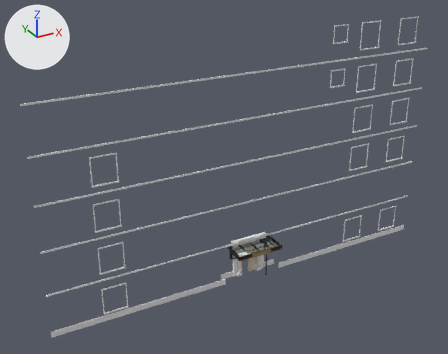
An edit to the Blender file art/blender/front_facade.blend, drawn before and after from the same camera.
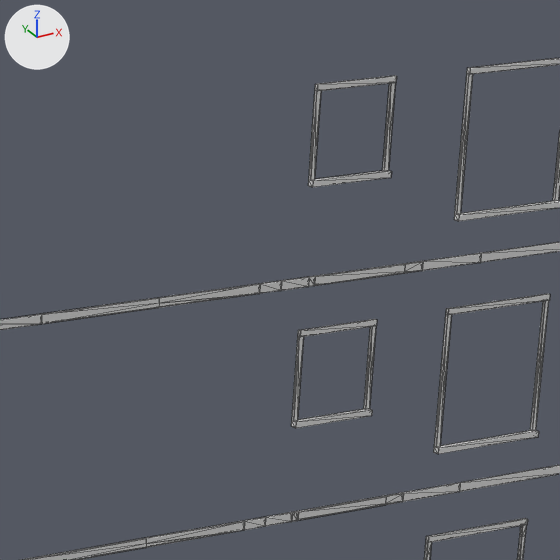
Each version appears first whole from a 50 mm lens placed at (-21.81, -35.77, 26.43), pointed at (-2.08, 0.11, 8.5), and next in a close-up on the part from 62% to 85% of the width and 3% to 32% of the height. Lighting does not change. The marker at upper left points along +X, +Y and +Z. The first two pictures are the older version. The close-ups show mesh edges as thin lines.

The older version as bpy lines, for what is in view:
```python
me_fixedfacade__limestone_b__1__1_3 = bpy.data.meshes.new('FixedFacade__limestone_b__1_-1_3')
me_fixedfacade__limestone_b__1__1_3.from_pydata(...)  # 336 vertices, 112 faces; spans x -2.0..2.0, y 1.2..1.3, z -1.17..1.45
me_fixedfacade__limestone_b__1__1_3.materials.append(mat_m_limestone_b)  # its picture is missing
me_fixedfacade__limestone_b__1__1_4 = bpy.data.meshes.new('FixedFacade__limestone_b__1_-1_4')
me_fixedfacade__limestone_b__1__1_4.from_pydata(...)  # 336 vertices, 112 faces; spans x -2.0..2.0, y 1.2..1.3, z -1.97..0.65
me_fixedfacade__limestone_b__1__1_4.materials.append(mat_m_limestone_b)  # its picture is missing
me_fixedfacade__limestone_b__2__1_3 = bpy.data.meshes.new('FixedFacade__limestone_b__2_-1_3')
me_fixedfacade__limestone_b__2__1_3.from_pydata(...)  # 420 vertices, 140 faces; spans x -2.0..2.0, y 1.2..1.3, z -2.0..1.45
me_fixedfacade__limestone_b__2__1_3.materials.append(mat_m_limestone_b)  # its picture is missing
ob_fixedfacade__limestone_b__1__1_3 = bpy.data.objects.new('FixedFacade__limestone_b__1_-1_3', me_fixedfacade__limestone_b__1__1_3)
ob_fixedfacade__limestone_b__1__1_3.parent = ob_fixedfacade
ob_fixedfacade__limestone_b__1__1_3.location = (6.0, -2.0, 14.0)
ob_fixedfacade__limestone_b__1__1_4 = bpy.data.objects.new('FixedFacade__limestone_b__1_-1_4', me_fixedfacade__limestone_b__1__1_4)
ob_fixedfacade__limestone_b__1__1_4.parent = ob_fixedfacade
ob_fixedfacade__limestone_b__1__1_4.location = (6.0, -2.0, 18.0)
ob_fixedfacade__limestone_b__2__1_3 = bpy.data.objects.new('FixedFacade__limestone_b__2_-1_3', me_fixedfacade__limestone_b__2__1_3)
ob_fixedfacade__limestone_b__2__1_3.parent = ob_fixedfacade
ob_fixedfacade__limestone_b__2__1_3.location = (10.0, -2.0, 14.0)
# also in view: 'FixedFacade__limestone_b__2_-1_4' at (10.0, -0.75, 17.34); 'FixedFacade__limestone_b__0_-1_4' at (2.0, -0.72, 16.09); 'FixedFacade__limestone_b__0_-1_3' at (2.0, -0.72, 12.89)
```
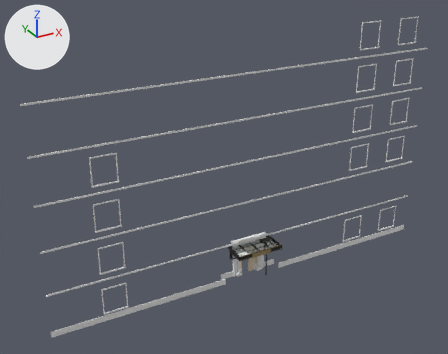
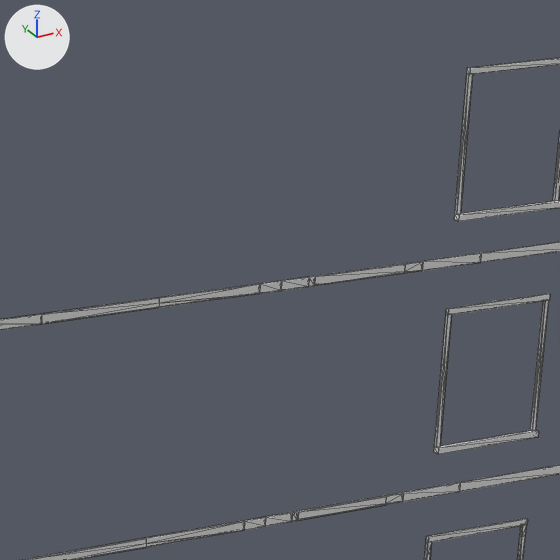
What differs and where, as boxes (x1, y1, x2, y2) in the close-ups (560 x 560 px):
```json
{"object": "FixedFacade__limestone_b__1_-1_4", "change": "reshaped", "before": [159, 76, 405, 308], "after": [159, 264, 405, 308], "on screen": "81% shorter"}
{"object": "FixedFacade__limestone_b__1_-1_3", "change": "reshaped", "before": [146, 319, 386, 548], "after": [146, 496, 386, 548], "on screen": "77% shorter"}
{"part": 1, "of": "me_fixedfacade__limestone_b__1__1_3", "change": "deleted", "before": [291, 319, 377, 428]}
{"part": 2, "of": "me_fixedfacade__limestone_b__1__1_4", "change": "deleted", "before": [308, 76, 397, 187]}
```

The change, as JSON lines over the scene's bpy script:
```json
{"block": "me_fixedfacade__limestone_b__1__1_3", "where": "# used by ob_fixedfacade__limestone_b__1__1_3; parent = ob_fixedfacade; location = (6.0, -2.0, 14.0)"}
{"op": "remove", "block": "me_fixedfacade__limestone_b__1__1_3", "code": "me_fixedfacade__limestone_b__1__1_3.from_pydata(...)  # 336 vertices, 112 faces; spans x -2.0..2.0, y 1.2..1.3, z -1.17..1.45"}
{"op": "add", "block": "me_fixedfacade__limestone_b__1__1_3", "code": "me_fixedfacade__limestone_b__1__1_3.from_pydata(...)  # 192 vertices, 64 faces; spans x -2.0..2.0, y 1.25..1.3, z -1.17..-1.05"}
{"block": "me_fixedfacade__limestone_b__1__1_3", "change": "me_fixedfacade__limestone_b__1__1_3 part 1: 48 loose pieces with 144 vertices, spanning x 0.31..1.59, y 1.2..1.3, z 0.15..1.45, are deleted"}
{"block": "me_fixedfacade__limestone_b__1__1_4", "where": "# used by ob_fixedfacade__limestone_b__1__1_4; parent = ob_fixedfacade; location = (6.0, -2.0, 18.0)"}
{"op": "remove", "block": "me_fixedfacade__limestone_b__1__1_4", "code": "me_fixedfacade__limestone_b__1__1_4.from_pydata(...)  # 336 vertices, 112 faces; spans x -2.0..2.0, y 1.2..1.3, z -1.97..0.65"}
{"op": "add", "block": "me_fixedfacade__limestone_b__1__1_4", "code": "me_fixedfacade__limestone_b__1__1_4.from_pydata(...)  # 192 vertices, 64 faces; spans x -2.0..2.0, y 1.25..1.3, z -1.97..-1.85"}
{"block": "me_fixedfacade__limestone_b__1__1_4", "change": "me_fixedfacade__limestone_b__1__1_4 part 2: 48 loose pieces with 144 vertices, spanning x 0.31..1.59, y 1.2..1.3, z -0.65..0.65, are deleted"}
```
